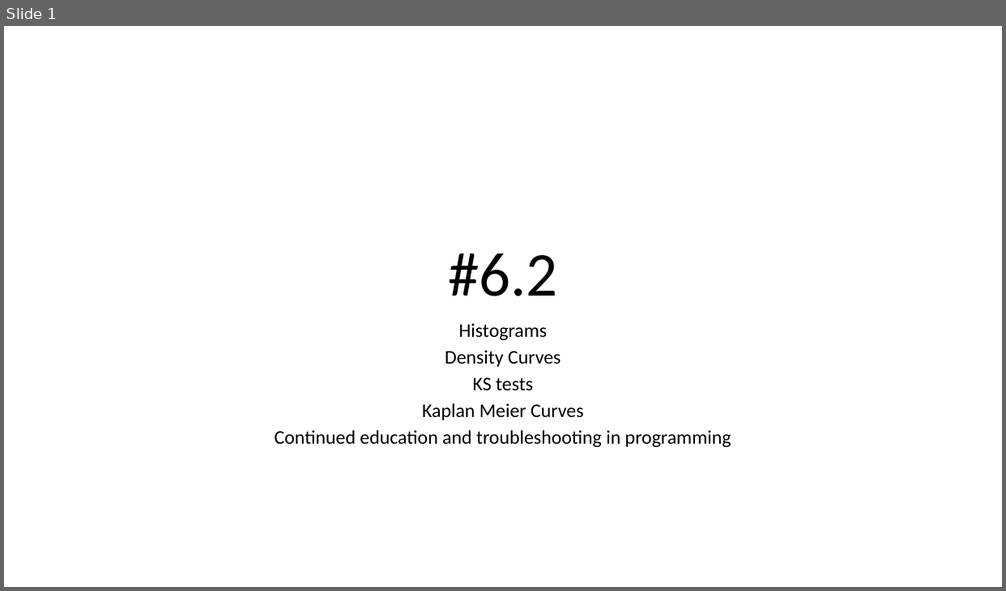
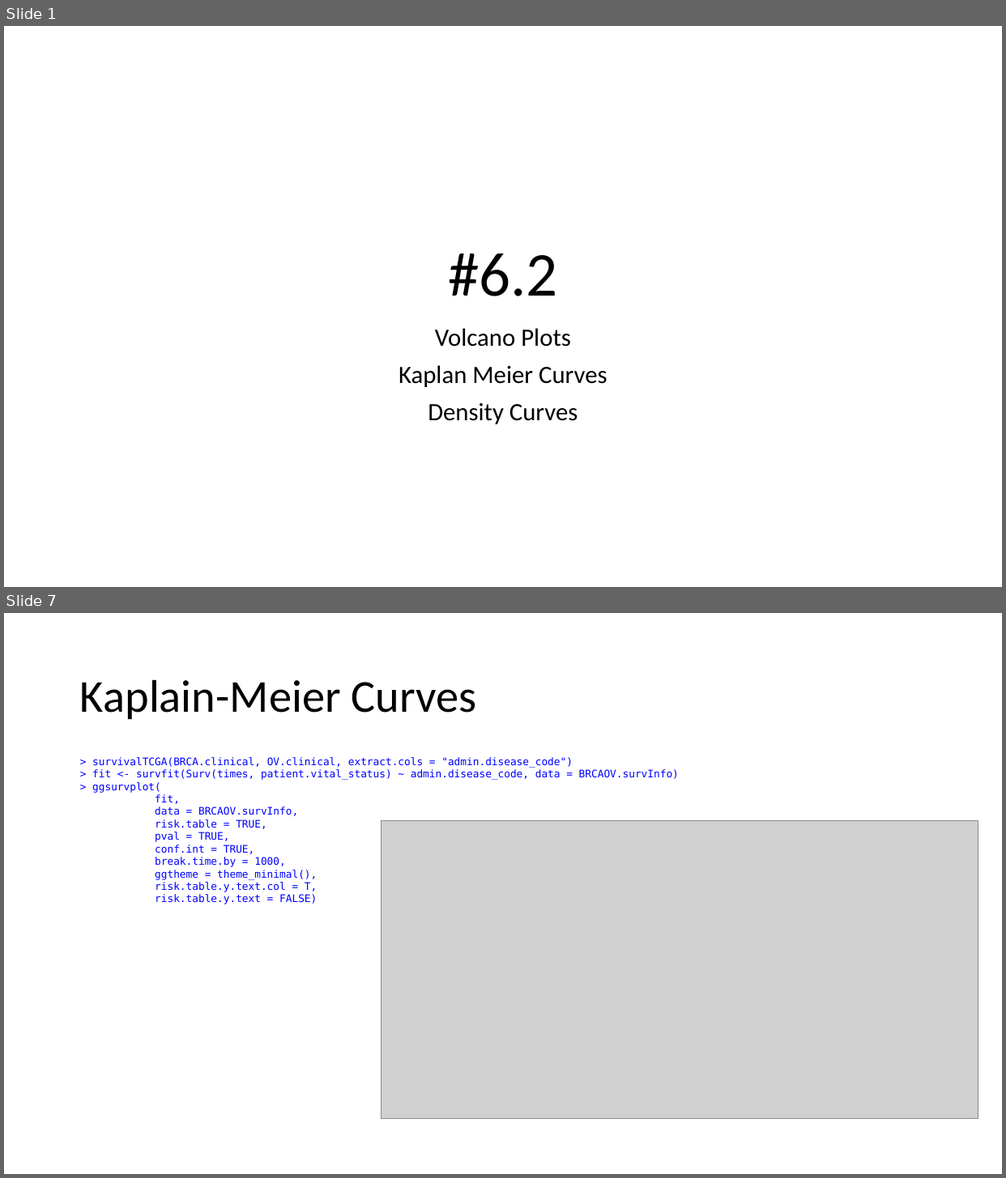
Before and after one commit to j-berg/bioinformatics-bootcamp, a slide deck: class_6_2/class_6_2.pptx. Shown one above the other, each under a label of ours: slide 1 before the commit, slides 1 and 7 after it; the slides between them are not shown. The pictures are 1006x591 and 1006x1178 pixels, drawn with LibreOffice and Linux fonts; fonts in the diff are those of the drawing; grey boxes stand for pictures. Boxes give left, top, right and bottom in pixels: in the first picture for what was removed or moved away, otherwise in the second. Text is boxed around its words. In the diff, an @@ line names an element or a change of style, - is before the commit and + after.

```diff
--- a/class_6_2/class_6_2.pptx
+++ b/class_6_2/class_6_2.pptx
@@ slide 7 added at <box>4,613,1002,1174</box>, background #FFFFFF @@
@@ title added at <box>80,679,477,719</box>, 44 pt, text #000000 @@
+Kaplain-Meier Curves
@@ text added at <box>92,757,679,905</box>, 10 pt, text #0000FF @@
+> survivalTCGA(BRCA.clinical, OV.clinical, extract.cols = "admin.disease_code")
+> fit <- survfit(Surv(times, patient.vital_status) ~ admin.disease_code, data = BRCAOV.survInfo)
+> ggsurvplot(
+fit,
+data = BRCAOV.survInfo,
+risk.table = TRUE,
+pval = TRUE,
+conf.int = TRUE,
+break.time.by = 1000,
+ggtheme = theme_minimal(),
+risk.table.y.text.col = T,
+risk.table.y.text = FALSE)
@@ picture added at <box>381,820,978,1119</box> @@
@@ slide 1 changed as well @@
@@ subtitle at <box>398,328,607,387</box>: text changed; size 18.6 to 24 pt @@
-Histograms
+Volcano Plots
+Kaplan Meier Curves
@@ subtitle at <box>275,378,731,447</box>: paragraphs removed @@
-KS tests
-Kaplan Meier Curves
-Continued education and troubleshooting in programming
@@ subtitle at <box>428,403,578,425</box>: size 18.6 to 24 pt in "Density Curves"; line spacing 0.7 to 0.9 @@
```
Also in this commit, not shown: 8 other slides added, 4 other files.
